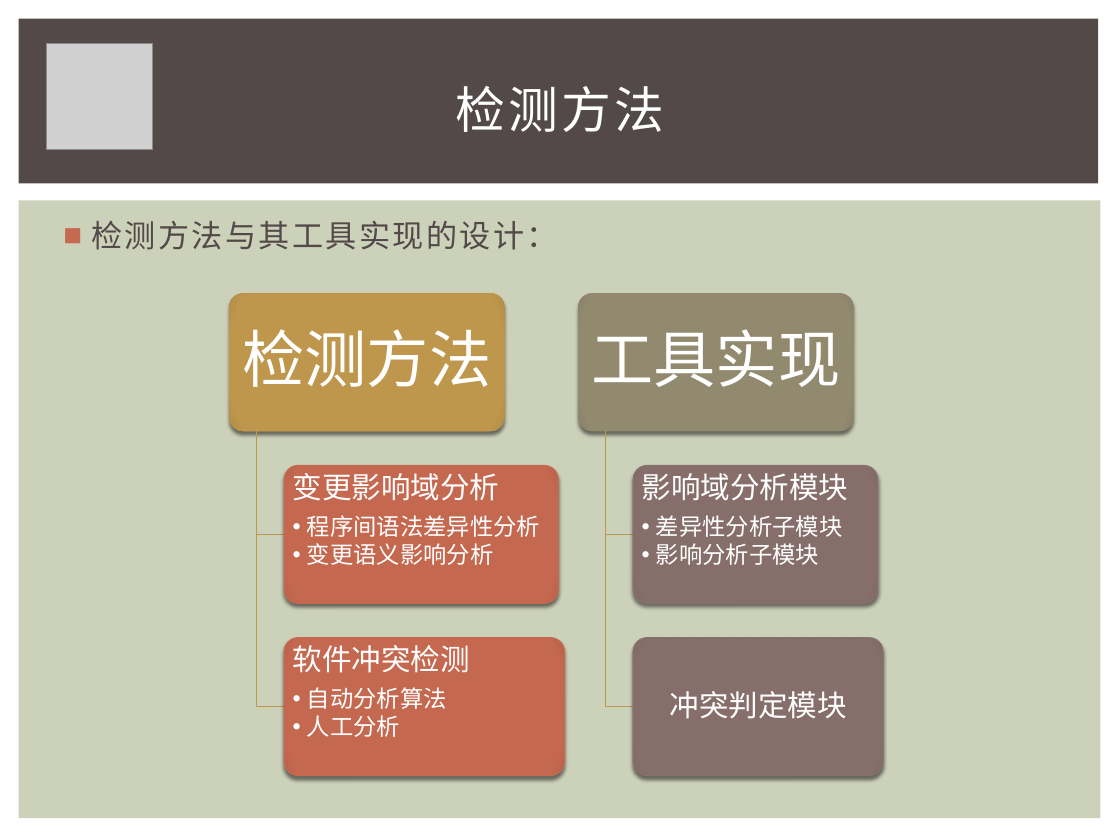
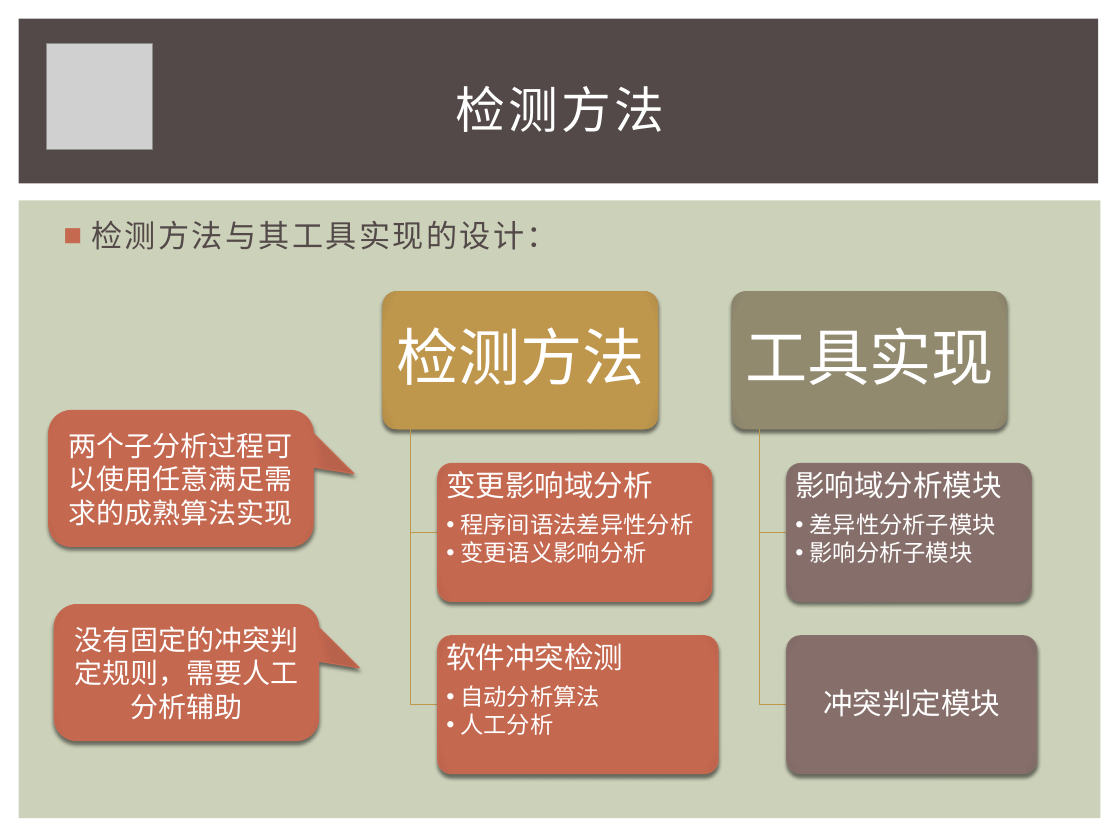
Before and after one commit to iewrer/mythesis, a slide deck: slide 11 of 答辩PPT.pptx (slide 7 before the commit). Drawn at 1120x840 pixels with LibreOffice and Linux fonts; fonts in the diff are those of the drawing; grey boxes stand for pictures. Boxes give left, top, right and bottom in pixels: in the first picture for what was removed or moved away, otherwise in the second. Text is boxed around its words. In the diff, an @@ line names an element or a change of style, - is before the commit and + after.

```diff
--- a/答辩PPT.pptx
+++ b/答辩PPT.pptx
@@ rounded speech box added at (x1=49, y1=411, x2=314, y2=547), fill gradient #C66951 to #B8624B, outline #C66951 0.79 pt, 18 pt, text #FFFFFF @@
+  两个子分析过程可以使用任意满足需求的成熟算法实现
@@ 6 texts, 6 rounded rectangles, 4 freeform shapes moved together from (x1=230, y1=293, x2=883, y2=775) to (x1=383, y1=291, x2=1037, y2=774) @@
@@ rounded speech box added at (x1=54, y1=605, x2=318, y2=740), fill gradient #C66951 to #B8624B, outline #C66951 0.79 pt, 18 pt, text #FFFFFF @@
+  没有固定的冲突判定规则，需要人工分析辅助
```
Also in this commit, not shown: 4 other slides changed, 4 slides removed, 2 other files.
